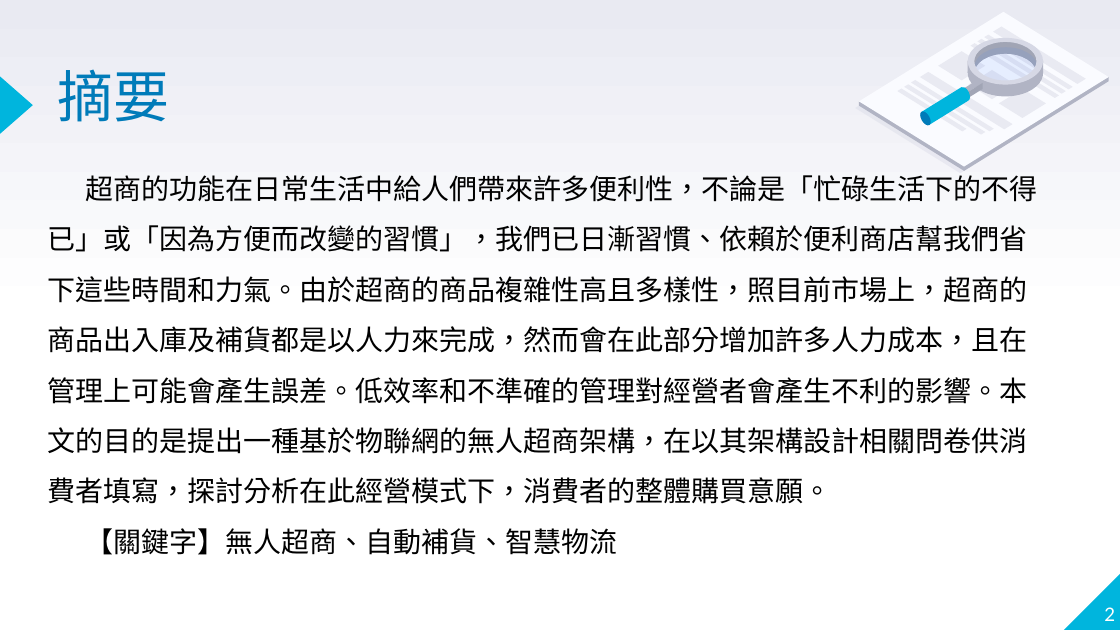
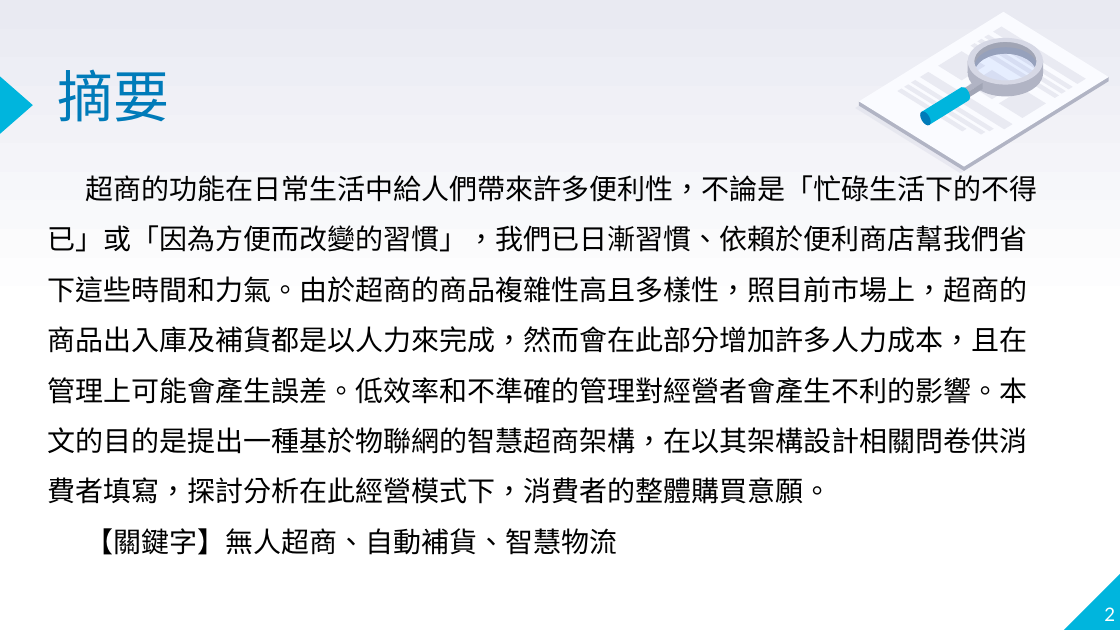
Before and after one commit to WilionLai/website, a slide deck: slide 2 of ppt/proposal.pptx. Drawn at 1120x630 pixels with LibreOffice and Linux fonts; fonts in the diff are those of the drawing. Boxes give left, top, right and bottom in pixels: in the first picture for what was removed or moved away, otherwise in the second. Text is boxed around its words. In the diff, an @@ line names an element or a change of style, - is before the commit and + after.

Commit message:
modify

```diff
--- a/ppt/proposal.pptx
+++ b/ppt/proposal.pptx
@@ text at (48,175,1037,504): text changed @@
-超商的功能在日常生活中給人們帶來許多便利性，不論是「忙碌生活下的不得已」或「因為方便而改變的習慣」，我們已日漸習慣、依賴於便利商店幫我們省下這些時間和力氣。由於超商的商品複雜性高且多樣性，照目前市場上，超商的商品出入庫及補貨都是以人力來完成，然而會在此部分增加許多人力成本，且在管理上可能會產生誤差。低效率和不準確的管理對經營者會產生不利的影響。本文的目的是提出一種基於物聯網的無人超商架構，在以其架構設計相關問卷供消費者填寫，探討分析在此經營模式下，消費者的整體購買意願。
+超商的功能在日常生活中給人們帶來許多便利性，不論是「忙碌生活下的不得已」或「因為方便而改變的習慣」，我們已日漸習慣、依賴於便利商店幫我們省下這些時間和力氣。由於超商的商品複雜性高且多樣性，照目前市場上，超商的商品出入庫及補貨都是以人力來完成，然而會在此部分增加許多人力成本，且在管理上可能會產生誤差。低效率和不準確的管理對經營者會產生不利的影響。本文的目的是提出一種基於物聯網的智慧超商架構，在以其架構設計相關問卷供消費者填寫，探討分析在此經營模式下，消費者的整體購買意願。
```
Also in this commit, not shown: 5 other slides changed.
